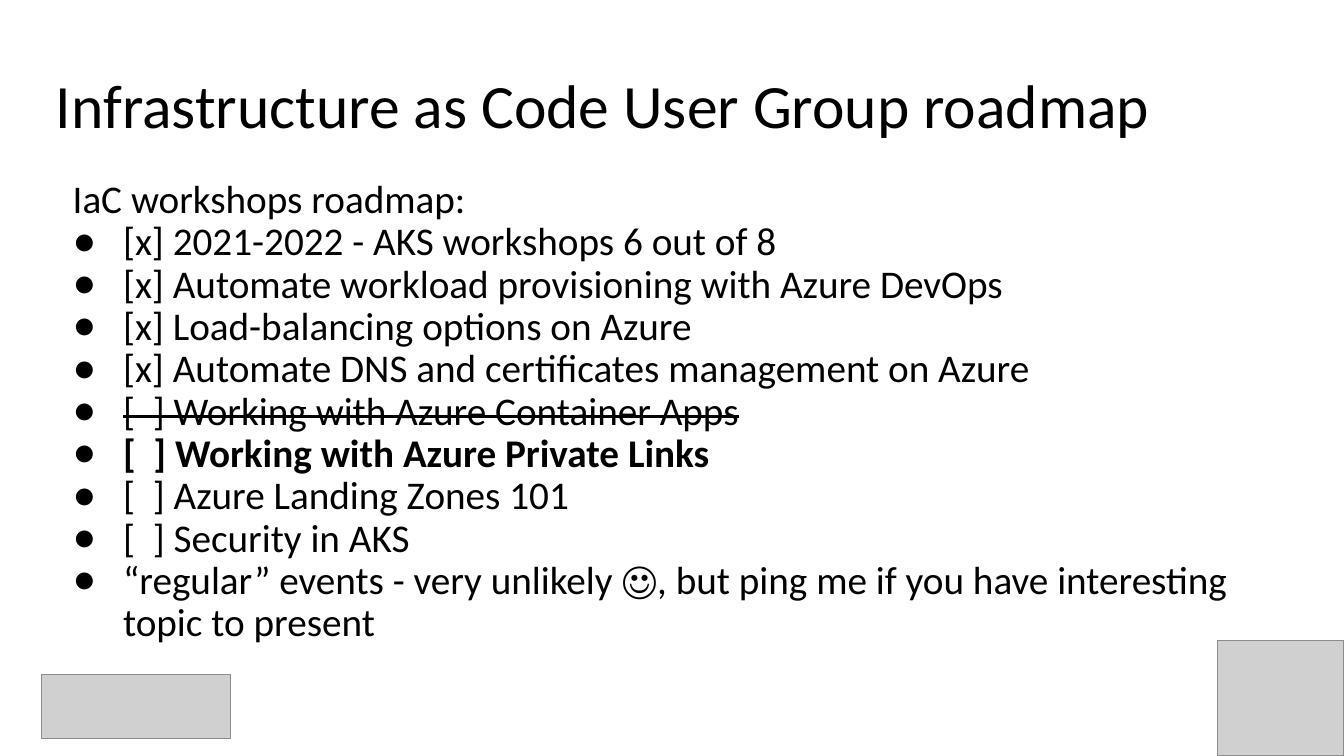
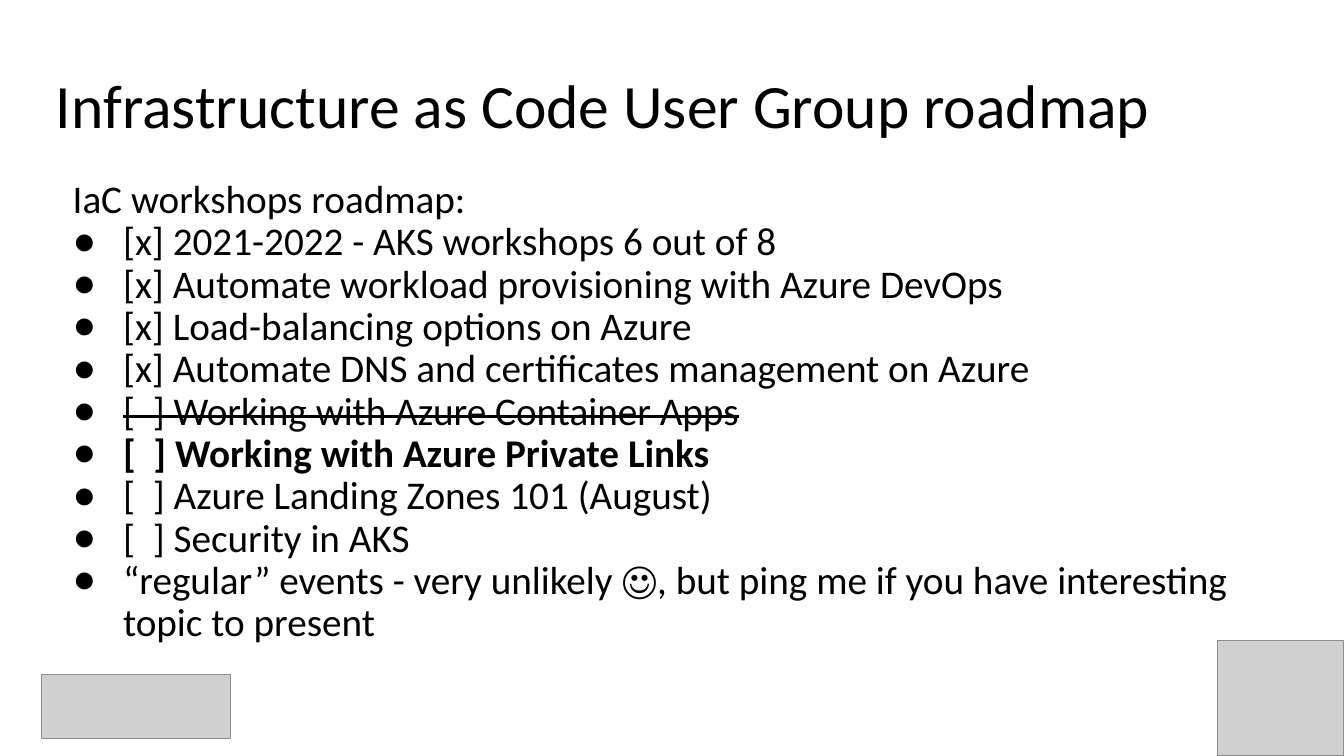
Before and after one commit to Infrastructure-AsCode/azure-private-links-labs, a slide deck: slide 2 of slides/private-links.pptx. Drawn at 1344x756 pixels with LibreOffice and Linux fonts; fonts in the diff are those of the drawing; grey boxes stand for pictures. Boxes give left, top, right and bottom in pixels: in the first picture for what was removed or moved away, otherwise in the second. Text is boxed around its words. In the diff, an @@ line names an element or a change of style, - is before the commit and + after.

```diff
--- a/slides/private-links.pptx
+++ b/slides/private-links.pptx
@@ text at bbox=[174, 480, 712, 516]: text changed @@
-● [ ] Azure Landing Zones 101
+● [ ] Azure Landing Zones 101 (August)
```
Also in this commit, not shown: 3 other slides changed, 4 slides added, 1 slide removed, 1 other file.
